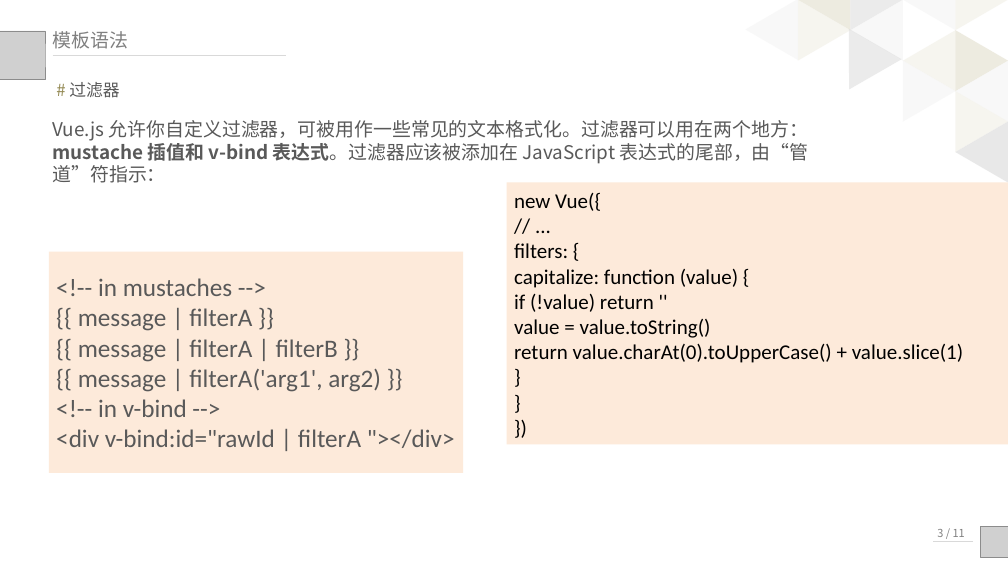
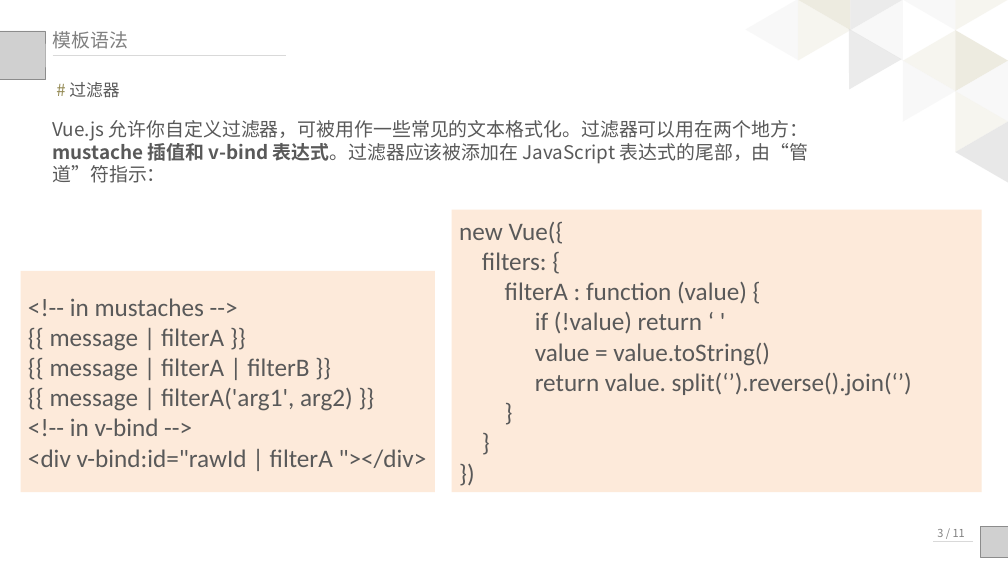
Before and after one commit to palmerye/Vue-Classroom, a slide deck: slide 8 of Presentation/Vue入门.pptx. Drawn at 1008x567 pixels with LibreOffice and Linux fonts; fonts in the diff are those of the drawing; grey boxes stand for pictures. Boxes give left, top, right and bottom in pixels: in the first picture for what was removed or moved away, otherwise in the second. Text is boxed around its words. In the diff, an @@ line names an element or a change of style, - is before the commit and + after.

Commit message:
update ppt

```diff
--- a/Presentation/Vue入门.pptx
+++ b/Presentation/Vue入门.pptx
@@ text in rectangle at (452,209,982,492): paragraph removed @@
-// ...
@@ rectangle "new Vue({": place and size @@
-rectangle "new Vue({" at (507,182,1008,445)
+rectangle "new Vue({" at (452,209,982,492)
@@ text in rectangle at (459,222,770,366): size 20 to 24 pt, text colour #000000 to #595959 in "new Vue({", "filters: {", "value = value.toString()", "}" and 2 more places @@
@@ rectangle "<!-- in mustaches -->": place and size @@
-rectangle "<!-- in mustaches -->" at (49,252,464,473)
+rectangle "<!-- in mustaches -->" at (20,271,435,492)
@@ text in rectangle at (505,282,747,334): text changed; size 20 to 24 pt; text colour #000000 to #595959 @@
-capitalize: function (value) {
-if (!value) return ''
+filterA : function (value) {
+if (!value) return ‘ '
@@ text in rectangle at (535,373,912,396): text changed; size 20 to 24 pt; text colour #000000 to #595959 @@
-return value.charAt(0).toUpperCase() + value.slice(1)
+return value. split(‘’).reverse().join(‘’)
```
Also in this commit, not shown: 1 slide added.
